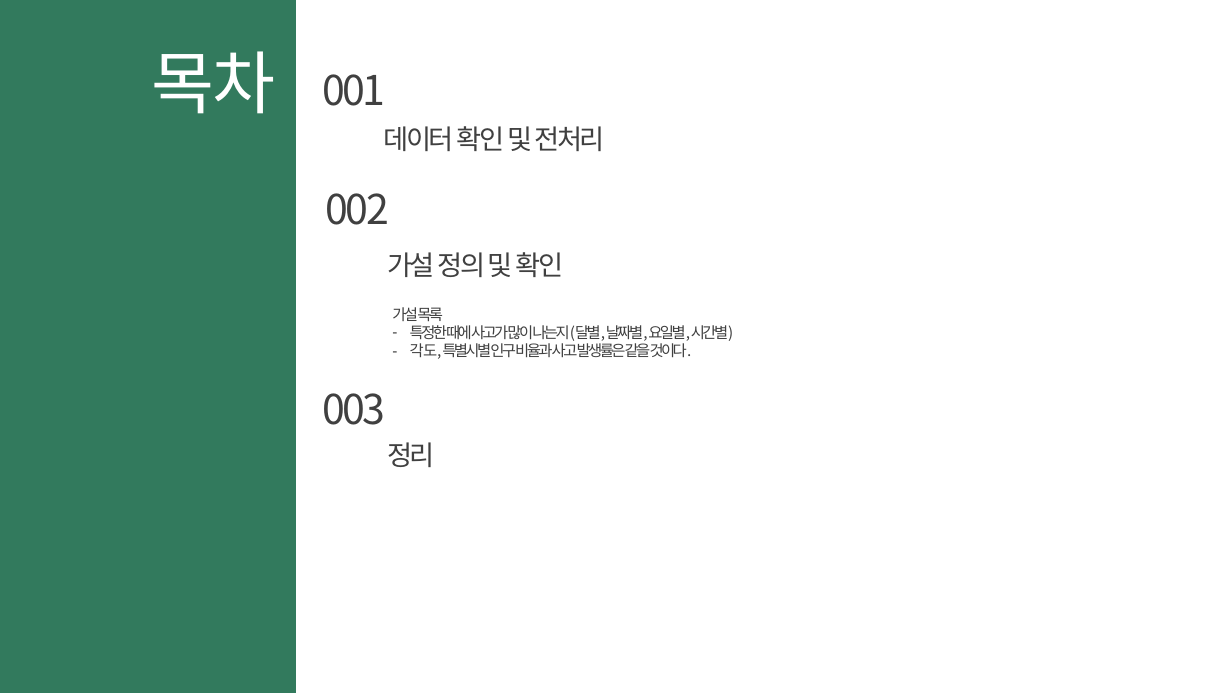
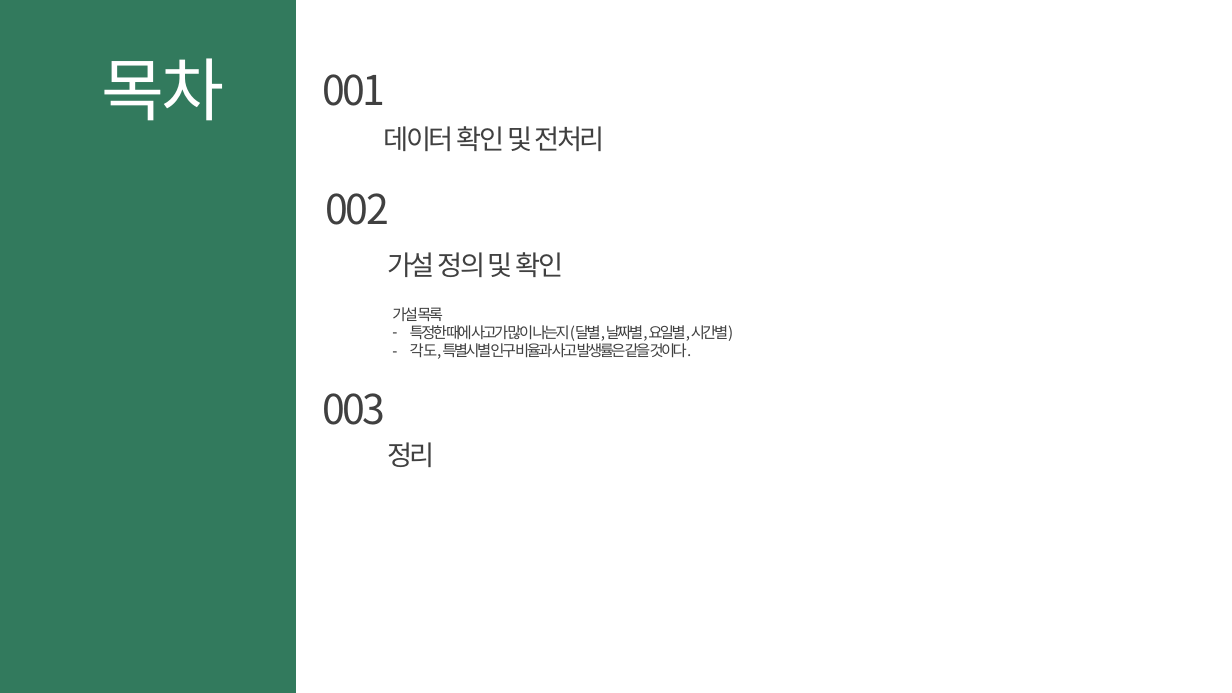
Before and after one commit to sunnight9507/4_2_-Data_Visualization, a slide deck: slide 2 of 교통사고/교통사고 데이터 분석.pptx. Drawn at 1232x693 pixels with LibreOffice and Linux fonts; fonts in the diff are those of the drawing. Boxes give left, top, right and bottom in pixels: in the first picture for what was removed or moved away, otherwise in the second. Text is boxed around its words. In the diff, an @@ line names an element or a change of style, - is before the commit and + after.

```diff
--- a/교통사고/교통사고 데이터 분석.pptx
+++ b/교통사고/교통사고 데이터 분석.pptx
@@ text "목차": place and size @@
-text "목차" at (152,51,275,114)
+text "목차" at (101,58,224,121)
```
Also in this commit, not shown: 5 other slides changed, 2 slides added, 1 slide removed, 1 other file.
